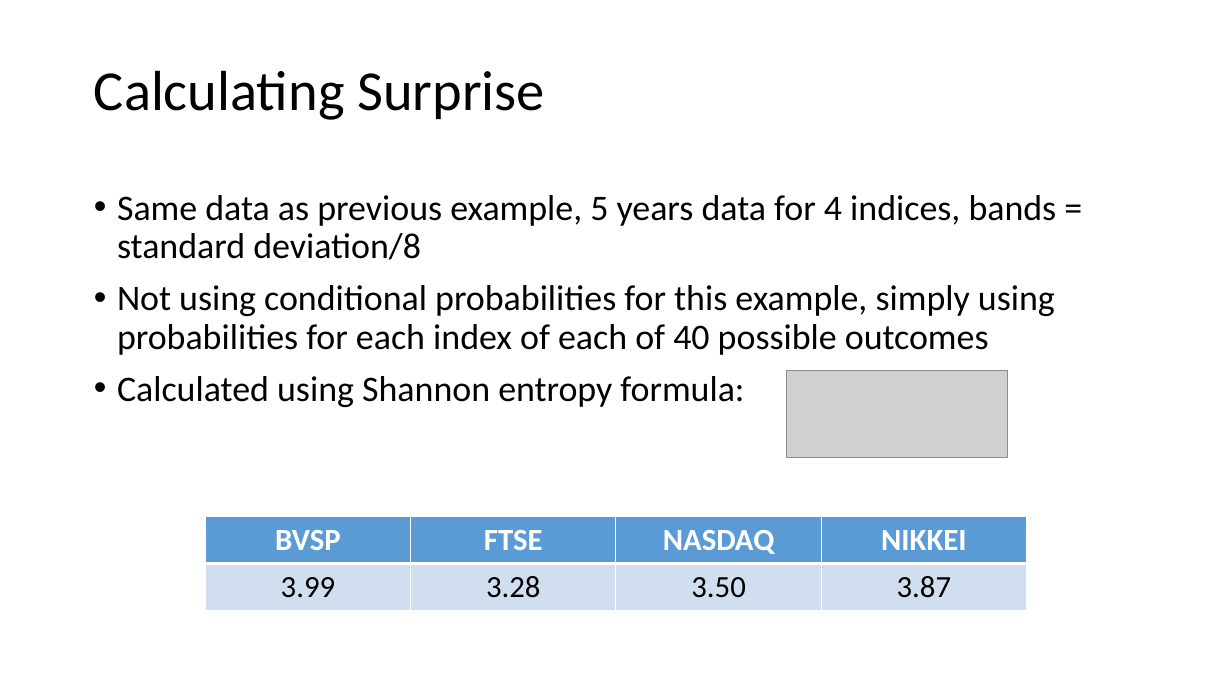
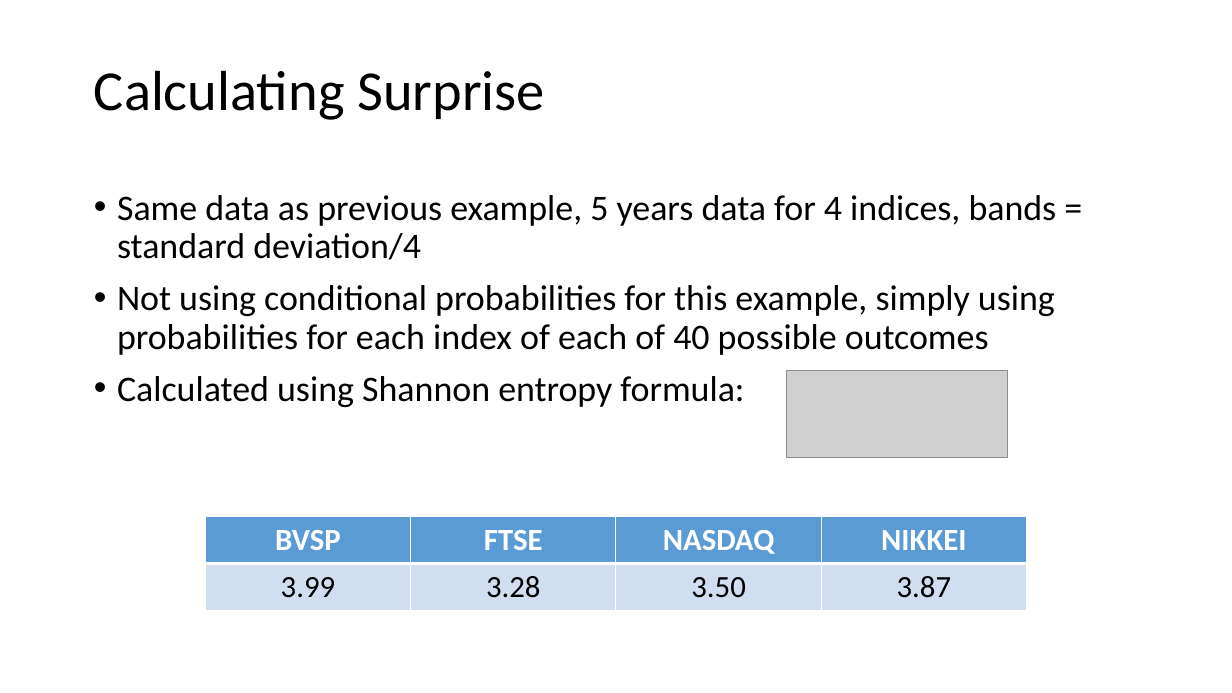
Before and after one commit to smccaula/LSSP_Hackathon, a slide deck: slide 9 of slides/hackathon.pptx. Drawn at 1232x693 pixels with LibreOffice and Linux fonts; fonts in the diff are those of the drawing; grey boxes stand for pictures. Boxes give left, top, right and bottom in pixels: in the first picture for what was removed or moved away, otherwise in the second. Text is boxed around its words. In the diff, an @@ line names an element or a change of style, - is before the commit and + after.

Commit message:
finished conditional surprise slide
could add additional results if available, but this is probably enough
to present

```diff
--- a/slides/hackathon.pptx
+++ b/slides/hackathon.pptx
@@ text at [117, 195, 1057, 260]: text changed @@
-• Same data as previous example, 5 years data for 4 indices, bands = standard deviation/8
+• Same data as previous example, 5 years data for 4 indices, bands = standard deviation/4
```
Also in this commit, not shown: 4 other slides changed, 1 slide added, 1 slide removed.
